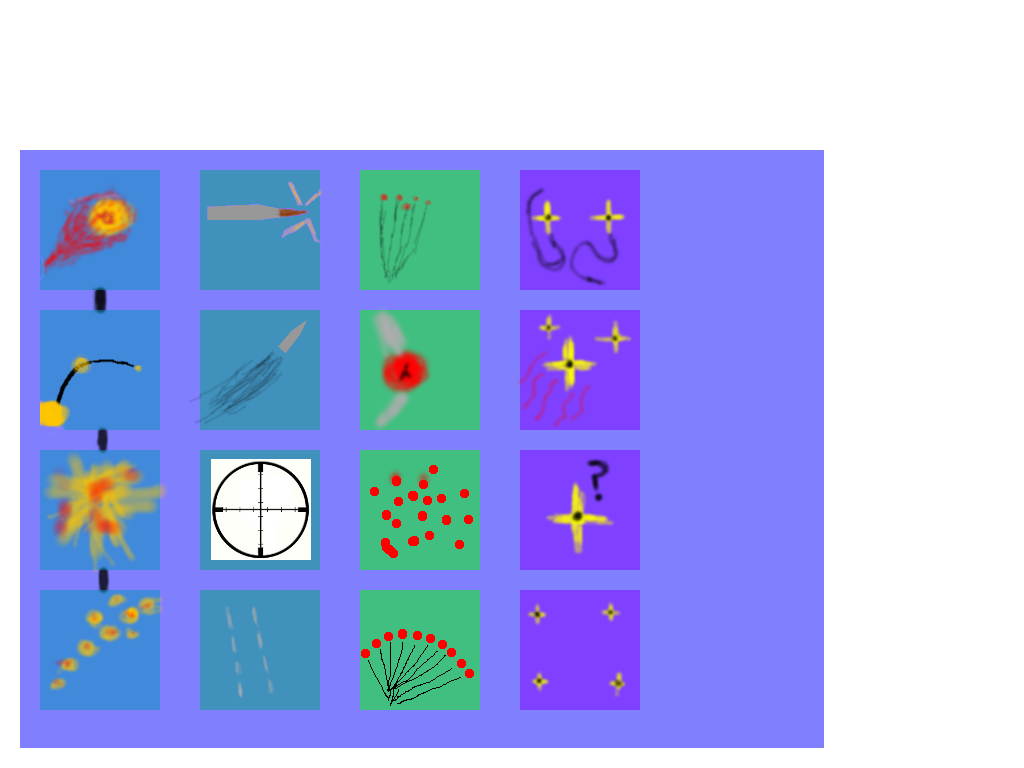
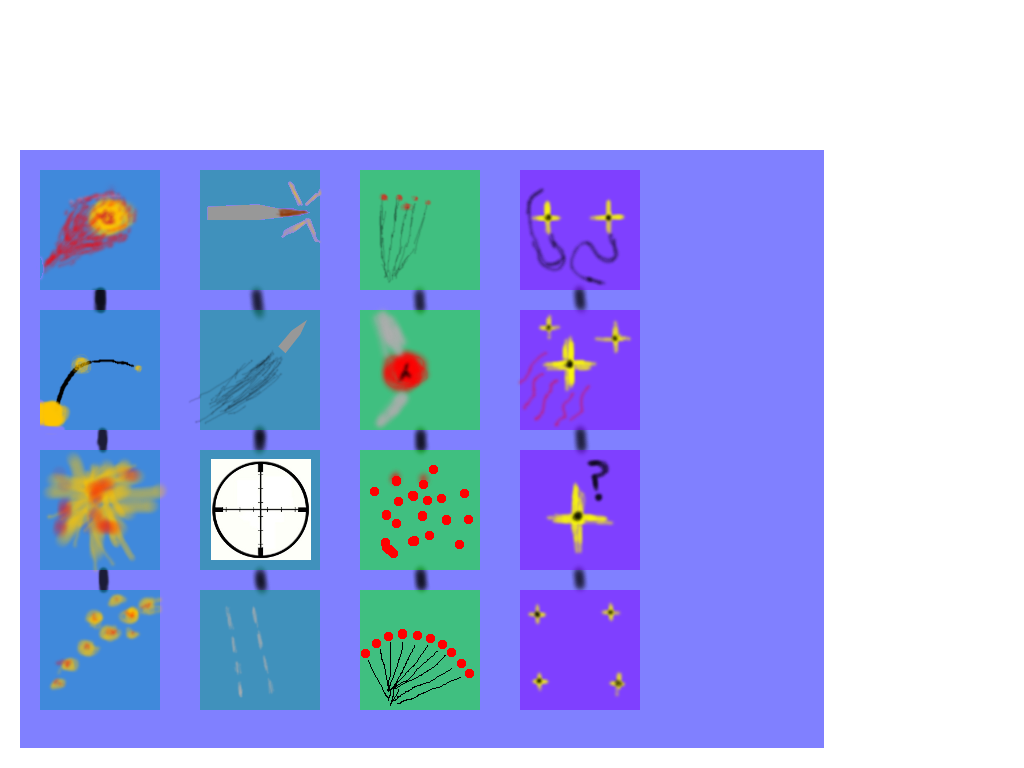
The second w=1024, h=768 image is a revision of the first. Changes to its layers:
painted on "Connections" over 247, 283, 591, 597
